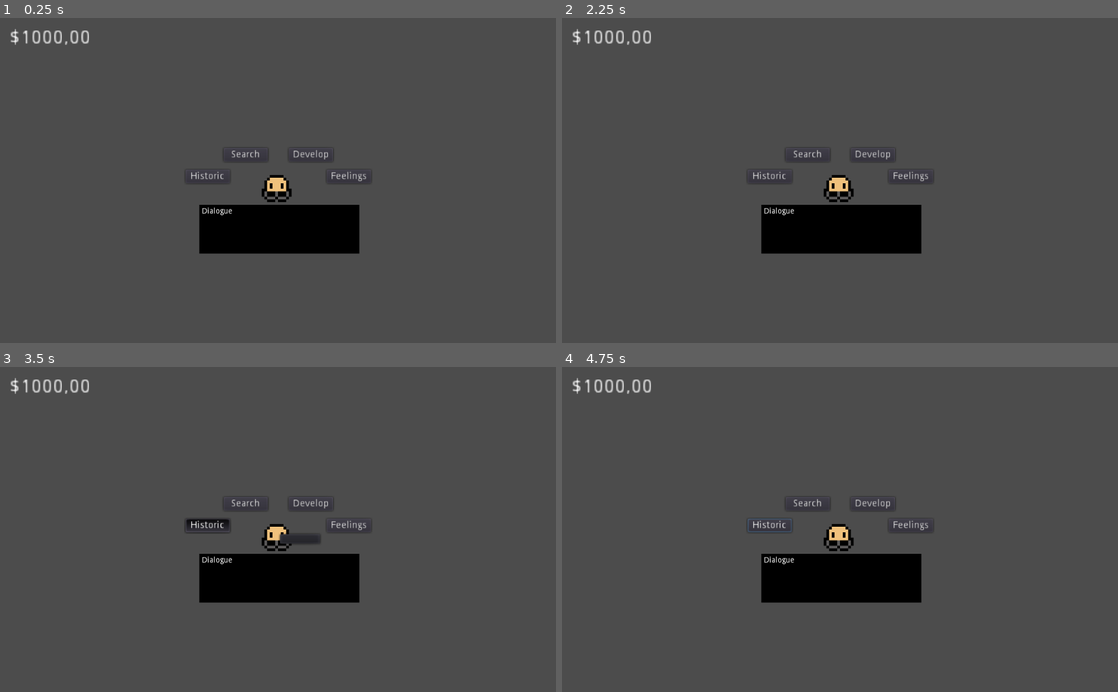
Above: before the commit, frames 1-4 (two rows, left to right).
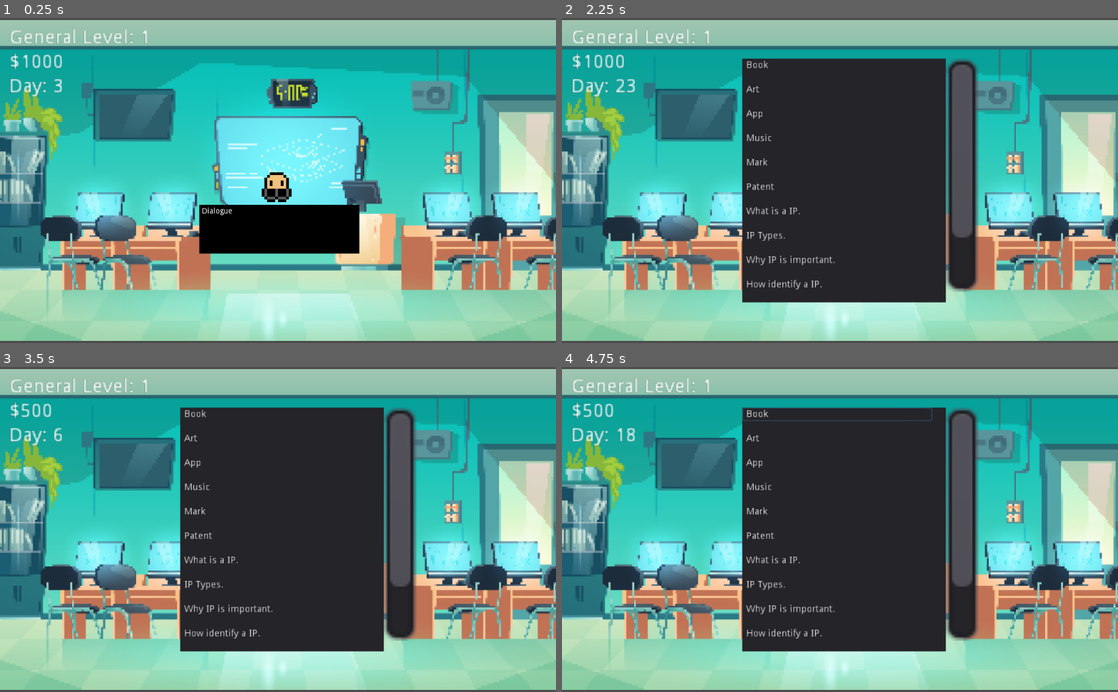
Above: after the commit, the same moments.

Repository: IgorSFG/IP-GAME
Game: Godot game, scene res://Main.tscn
Same seed, same stepped clock (60 frames per second), same inputs: the game is played once before the commit and once after it.
Inputs (mouse positions are in pixels of both pictures, inside the frame that each line leads up to; where the layout moved, square brackets give the same spot in the first picture):
- Up to frame 1 (0.25 s): no input
- Up to frame 2 (2.25 s): click (840, 187) at 0.52 s; click "Develop" at 1.25 s; click "Search" at 2 s
- Up to frame 3 (3.5 s): click "Historic" at 2.75 s
- Up to frame 4 (4.75 s): click "Feelings" at 3.5 s; click (840, 415) [840, 536] at 4.25 s

The runs differ from the first frame. In frame 1, 94% of the frame differs, in the area x 0-100%, y 0-100%; in frame 2, 95%; in frame 3, 95%; in frame 4, 95%.

Commit message:
Lista de IPs

Diff:
--- /dev/null
+++ b/IPGodot/Contents.gd
@@ -0,0 +1,21 @@
+extends Node
+class_name Contents
+
+# Search
+var IPcontent = ["What is a IP.",
+"IP Types.",
+"Why IP is important.",
+"How identify a IP.",
+"How protect a IP",
+"How comercialize a IP.",
+"IP violation."]
+
+var DEVcontent = ["Book", "Art", "App", "Music", "Mark", "Patent"]
+
+# Feelings:
+var introduce = "Let's develop something. I need gain some momey or I will break at the end of the month..."
+
+var missing = ["Hummmm... I need search for something to develop first!",
+"Oh no! I'm at end of the month... And I have no money!!!"]
+
+var doubts = [""]
--- /dev/null
+++ b/IPGodot/Contents.tscn
@@ -0,0 +1,19 @@
+[gd_scene format=2]
+
+[node name="Contents" type="Panel"]
+margin_right = 71.0
+margin_bottom = 5.0
+__meta__ = {
+"_edit_use_anchors_": false
+}
+
+[node name="Button" type="Button" parent="."]
+margin_right = 280.0
+margin_bottom = 20.0
+rect_scale = Vector2( 0.25, 0.25 )
+text = "Item"
+flat = true
+align = 0
+__meta__ = {
+"_edit_use_anchors_": false
+}
--- a/IPGodot/Main.gd
+++ b/IPGodot/Main.gd
@@ -1,4 +1,6 @@
-extends Node
+extends Contents
+
+const ListContents = preload("res://Contents.tscn")
 
 var timer = Timer.new()
 var day = 1
@@ -6,16 +8,46 @@
 signal daypassed(day)
 
 func _ready():
+	$Panel.visible = false
 	timing()
 
 
 
 func timing():
 	timer.connect("timeout",self,"timeLefting")
-	timer.wait_time = 60
+	timer.wait_time = 0.1
 	add_child(timer)
 	timer.start()
 
 func timeLefting():
 	day += 1
 	emit_signal("daypassed", day)
+	if day >= 30:
+		day = 0
+
+func add_content(value):
+	var content = ListContents.instance()
+	content.get_node("Button").text = value
+	content.rect_min_size = Vector2(75,5)
+	$Panel/Scroll/List.add_child(content)
+
+
+func _on_Player_search_pressed():
+	$Panel.visible = true
+
+	var count = 0
+	for dev in DEVcontent:
+		add_content(dev)
+		count += 1
+
+	count = 0
+	for ip in IPcontent:
+		add_content(ip)
+		count += 1
+
+
+func _on_ExitButton_button_down():
+	$Panel.visible = false
+	$Player/Actions.visible = false
+	for child in $Panel/Scroll/List.get_child_count():
+		$Panel/Scroll/List.get_child(child).queue_free()
--- a/IPGodot/Main.tscn
+++ b/IPGodot/Main.tscn
@@ -1,11 +1,50 @@
-[gd_scene load_steps=3 format=2]
+[gd_scene load_steps=4 format=2]
 
 [ext_resource path="res://Player.tscn" type="PackedScene" id=1]
 [ext_resource path="res://Main.gd" type="Script" id=2]
+[ext_resource path="res://Arts/Room.png" type="Texture" id=3]
 
 [node name="Main" type="Node"]
 script = ExtResource( 2 )
 
+[node name="Sprite" type="Sprite" parent="."]
+scale = Vector2( 0.25, 0.25 )
+texture = ExtResource( 3 )
+
+[node name="ExitButton" type="Button" parent="."]
+modulate = Color( 1, 1, 1, 0 )
+self_modulate = Color( 1, 1, 1, 0 )
+margin_left = -114.0
+margin_top = -72.0
+margin_right = 116.0
+margin_bottom = 69.0
+flat = true
+__meta__ = {
+"_edit_use_anchors_": false
+}
+
 [node name="Player" parent="." instance=ExtResource( 1 )]
 
+[node name="Panel" type="Panel" parent="."]
+visible = false
+margin_left = -36.0
+margin_top = -45.0
+margin_right = 39.0
+margin_bottom = 45.0
+__meta__ = {
+"_edit_use_anchors_": false
+}
+
+[node name="Scroll" type="ScrollContainer" parent="Panel"]
+margin_right = 75.0
+margin_bottom = 86.0
+scroll_horizontal_enabled = false
+__meta__ = {
+"_edit_use_anchors_": false
+}
+
+[node name="List" type="VBoxContainer" parent="Panel/Scroll"]
+
 [connection signal="daypassed" from="." to="Player" method="_on_Main_daypassed"]
+[connection signal="button_down" from="ExitButton" to="." method="_on_ExitButton_button_down"]
+[connection signal="search_pressed" from="Player" to="." method="_on_Player_search_pressed"]
--- a/IPGodot/Player.gd
+++ b/IPGodot/Player.gd
@@ -1,4 +1,6 @@
 extends KinematicBody2D
+
+signal search_pressed
 
 var namee = ""
 var money = 1000
@@ -12,18 +14,28 @@
 
 # Called when the node enters the scene tree for the first time.
 func _ready():
-	$HUD/GridContainer/Money.text = "$" + str(money) + ",00"
+	$Actions.visible = false
+	$HUD/GridContainer/Money.text = "$" + str(money)
+	$HUD/GridContainer/Day.text = "Day: 1"
+	$PlayerArt/AnimationPlayer.play("Idle")
 
 
-# Called every frame. 'delta' is the elapsed time since the previous frame.
 #func _process(delta):
 #	pass
 
 func payMoney(pay):
 	money = round(money - pay)
-	$HUD/GridContainer/Money.text = "$" + str(money) + ",00"
-
+	$HUD/GridContainer/Money.text = "$" + str(money)
 
 
 func _on_Main_daypassed(day):
-	payMoney(500)
+	$HUD/GridContainer/Day.text = "Day: " + str(day)
+	if day >= 30:
+		payMoney(500)
+
+func _on_GoActions_toggled(button_pressed):
+	if $Actions.visible == false: $Actions.visible = true
+	else: $Actions.visible = false
+
+func _on_Search_button_down():
+	emit_signal("search_pressed")
--- a/IPGodot/Player.tscn
+++ b/IPGodot/Player.tscn
@@ -8,13 +8,13 @@
 length = 1.8
 loop = true
 tracks/0/type = "value"
-tracks/0/path = NodePath("Sprite:frame")
+tracks/0/path = NodePath("PlayerArt/Sprite:frame")
 tracks/0/interp = 1
 tracks/0/loop_wrap = true
 tracks/0/imported = false
 tracks/0/enabled = true
 tracks/0/keys = {
-"times": PoolRealArray( 0, 1 ),
+"times": PoolRealArray( 0, 0.9 ),
 "transitions": PoolRealArray( 1, 1 ),
 "update": 1,
 "values": [ 0, 1 ]
@@ -23,7 +23,7 @@
 [sub_resource type="Animation" id=2]
 length = 0.001
 tracks/0/type = "value"
-tracks/0/path = NodePath("Sprite:frame")
+tracks/0/path = NodePath("PlayerArt/Sprite:frame")
 tracks/0/interp = 1
 tracks/0/loop_wrap = true
 tracks/0/imported = false
@@ -32,30 +32,22 @@
 "times": PoolRealArray( 0 ),
 "transitions": PoolRealArray( 1 ),
 "update": 0,
-"values": [ 1 ]
+"values": [ 0 ]
 }
 
 [node name="Player" type="KinematicBody2D"]
 script = ExtResource( 2 )
 
-[node name="Sprite" type="Sprite" parent="."]
+[node name="PlayerArt" type="Node2D" parent="."]
+
+[node name="Sprite" type="Sprite" parent="PlayerArt"]
 texture = ExtResource( 1 )
 vframes = 2
-frame = 1
 
-[node name="AnimationPlayer" type="AnimationPlayer" parent="."]
+[node name="AnimationPlayer" type="AnimationPlayer" parent="PlayerArt"]
+root_node = NodePath("../..")
 anims/Idle = SubResource( 1 )
 anims/RESET = SubResource( 2 )
-
-[node name="Button" type="Button" parent="."]
-margin_left = -7.0
-margin_top = -8.0
-margin_right = 6.0
-margin_bottom = 12.0
-flat = true
-__meta__ = {
-"_edit_use_anchors_": false
-}
 
 [node name="Actions" type="Control" parent="."]
 margin_left = -20.0
@@ -66,55 +58,39 @@
 "_edit_use_anchors_": false
 }
 
-[node name="Develop" type="MenuButton" parent="Actions"]
+[node name="Develop" type="Button" parent="Actions"]
 margin_left = 24.0
 margin_top = 6.0
 margin_right = 89.0
 margin_bottom = 26.0
 rect_scale = Vector2( 0.25, 0.25 )
 text = "Develop"
-flat = false
+
+[node name="Search" type="Button" parent="Actions"]
+margin_top = 6.0
+margin_right = 65.0
+margin_bottom = 26.0
+rect_scale = Vector2( 0.25, 0.25 )
+text = "Search"
 __meta__ = {
 "_edit_use_anchors_": false
 }
 
-[node name="Search" type="MenuButton" parent="Actions"]
-margin_top = 6.0
-margin_right = 65.0
-margin_bottom = 26.0
-rect_scale = Vector2( 0.25, 0.25 )
-focus_mode = 2
-text = "Search"
-flat = false
-__meta__ = {
-"_edit_use_anchors_": false
-}
-
-[node name="Historic" type="MenuButton" parent="Actions"]
+[node name="Historic" type="Button" parent="Actions"]
 margin_left = -14.0
 margin_top = 14.0
 margin_right = 51.0
 margin_bottom = 34.0
 rect_scale = Vector2( 0.25, 0.25 )
-focus_mode = 2
 text = "Historic"
-flat = false
-__meta__ = {
-"_edit_use_anchors_": false
-}
 
-[node name="Feelings" type="MenuButton" parent="Actions"]
+[node name="Feelings" type="Button" parent="Actions"]
 margin_left = 38.0
 margin_top = 14.0
 margin_right = 103.0
 margin_bottom = 34.0
 rect_scale = Vector2( 0.25, 0.25 )
-focus_mode = 2
 text = "Feelings"
-flat = false
-__meta__ = {
-"_edit_use_anchors_": false
-}
 
 [node name="Dialogue" type="Control" parent="."]
 margin_right = 40.0
@@ -141,6 +117,21 @@
 rect_scale = Vector2( 0.2, 0.2 )
 text = "Dialogue"
 
+[node name="GoActions" type="Button" parent="."]
+modulate = Color( 1, 1, 1, 0 )
+self_modulate = Color( 1, 1, 1, 0 )
+margin_left = -7.0
+margin_top = -8.0
+margin_right = 6.0
+margin_bottom = 12.0
+toggle_mode = true
+shortcut_in_tooltip = false
+flat = true
+clip_text = true
+__meta__ = {
+"_edit_use_anchors_": false
+}
+
 [node name="HUD" type="Control" parent="."]
 margin_left = -99.0
 margin_top = -56.0
@@ -154,16 +145,30 @@
 [node name="GridContainer" type="GridContainer" parent="HUD"]
 margin_right = 44.0
 margin_bottom = 14.0
-columns = 2
 __meta__ = {
 "_edit_use_anchors_": false
 }
 
+[node name="GeneralLevel" type="Label" parent="HUD/GridContainer"]
+margin_right = 104.0
+margin_bottom = 14.0
+text = "General Level: 1"
+
 [node name="Money" type="Label" parent="HUD/GridContainer"]
-margin_right = 40.0
-margin_bottom = 14.0
+margin_top = 18.0
+margin_right = 104.0
+margin_bottom = 32.0
 text = "$1000"
+
+[node name="Day" type="Label" parent="HUD/GridContainer"]
+margin_top = 36.0
+margin_right = 104.0
+margin_bottom = 50.0
+text = "Day: 1"
 
 [node name="Camera2D" type="Camera2D" parent="."]
 current = true
 zoom = Vector2( 0.2, 0.2 )
+
+[connection signal="button_down" from="Actions/Search" to="." method="_on_Search_button_down"]
+[connection signal="toggled" from="GoActions" to="." method="_on_GoActions_toggled"]
--- a/IPGodot/project.godot
+++ b/IPGodot/project.godot
@@ -7,6 +7,16 @@
 ;   param=value ; assign values to parameters
 
 config_version=4
+
+_global_script_classes=[ {
+"base": "Node",
+"class": "Contents",
+"language": "GDScript",
+"path": "res://Contents.gd"
+} ]
+_global_script_class_icons={
+"Contents": ""
+}
 
 [application]
 
Binary file added: IPGodot/Arts/Room.png
Not shown, added: IPGodot/Arts/Room.png.import
